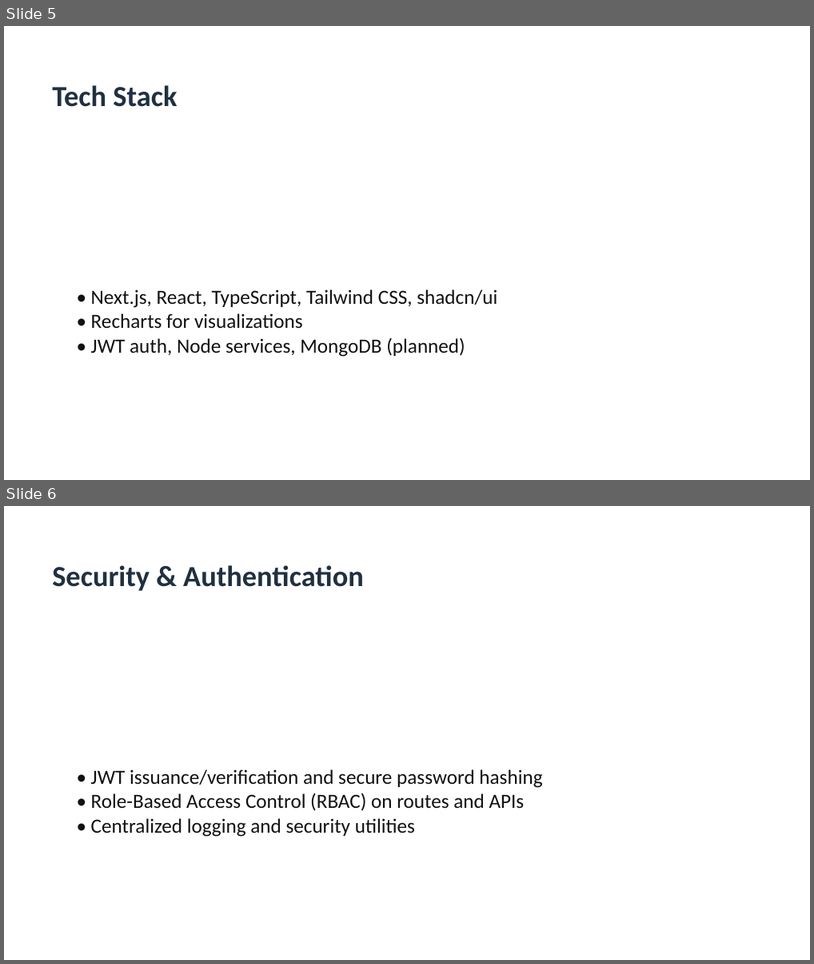
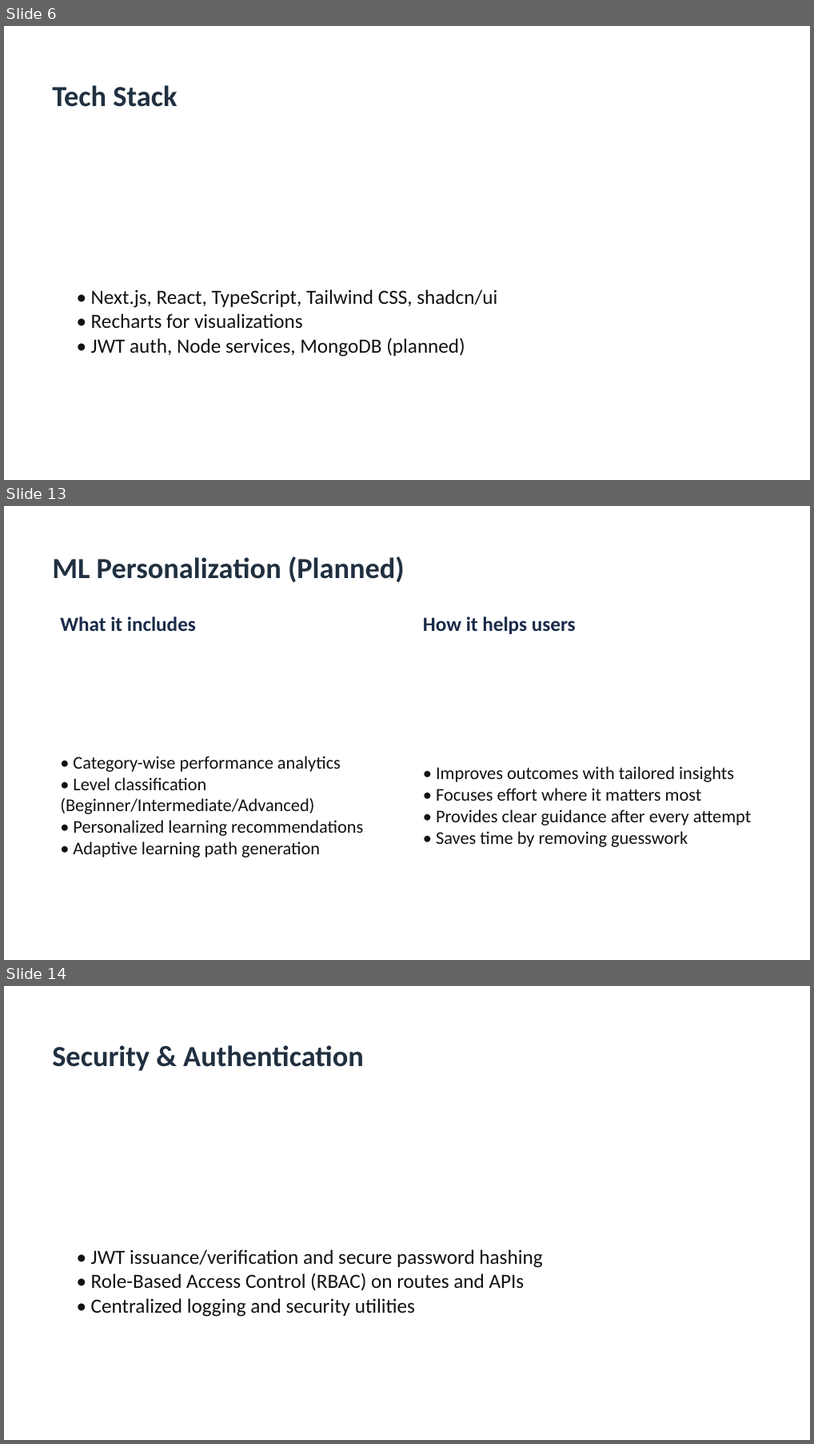
Before and after one commit to ManishKumarCs/learnify-platform, a slide deck: docs/learnify-platform-presentation.pptx. Shown one above the other, each under a label of ours: slides 5 and 6 before the commit, slides 6, 13 and 14 after it; the slides between them are not shown. The pictures are 814x964 and 814x1444 pixels, drawn with LibreOffice and Linux fonts; fonts in the diff are those of the drawing. Boxes give left, top, right and bottom in pixels: in the first picture for what was removed or moved away, otherwise in the second. Text is boxed around its words. In the diff, an @@ line names an element or a change of style, - is before the commit and + after.

```diff
--- a/docs/learnify-platform-presentation.pptx
+++ b/docs/learnify-platform-presentation.pptx
@@ slide 13 added at [4, 506, 810, 960], background #FFFFFF @@
@@ text added at [52, 556, 405, 583], 26 pt, text #203040, bold @@
+ML Personalization (Planned)
@@ text added at [60, 616, 196, 631], 18 pt, text #1A2B49, bold @@
+What it includes
@@ text added at [423, 616, 576, 634], 18 pt, text #1A2B49, bold @@
+How it helps users
@@ text added at [60, 756, 363, 857], 16 pt, text #111111 @@
+• Category-wise performance analytics
+• Level classification (Beginner/Intermediate/Advanced)
+• Personalized learning recommendations
+• Adaptive learning path generation
@@ text added at [436, 766, 751, 847], 16 pt, text #111111 @@
+• Improves outcomes with tailored insights
+• Focuses effort where it matters most
+• Provides clear guidance after every attempt
+• Saves time by removing guesswork
@@ what was slide 5 is now slide 6 @@
@@ what was slide 6 is now slide 14 @@
```
Also in this commit, not shown: 20 other slides added, 1 other file.
